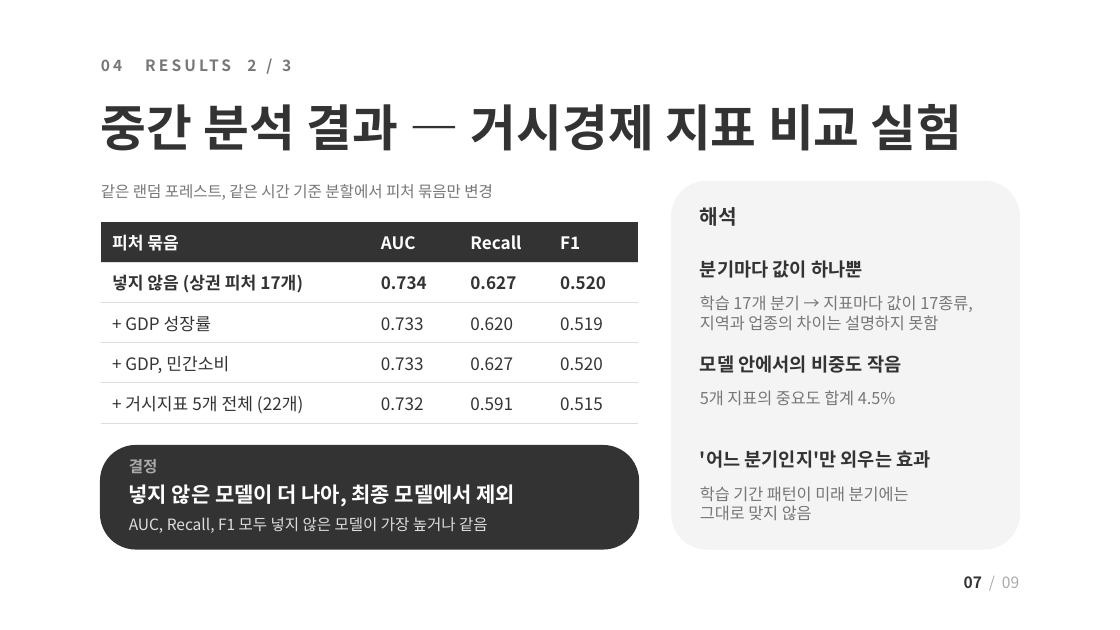
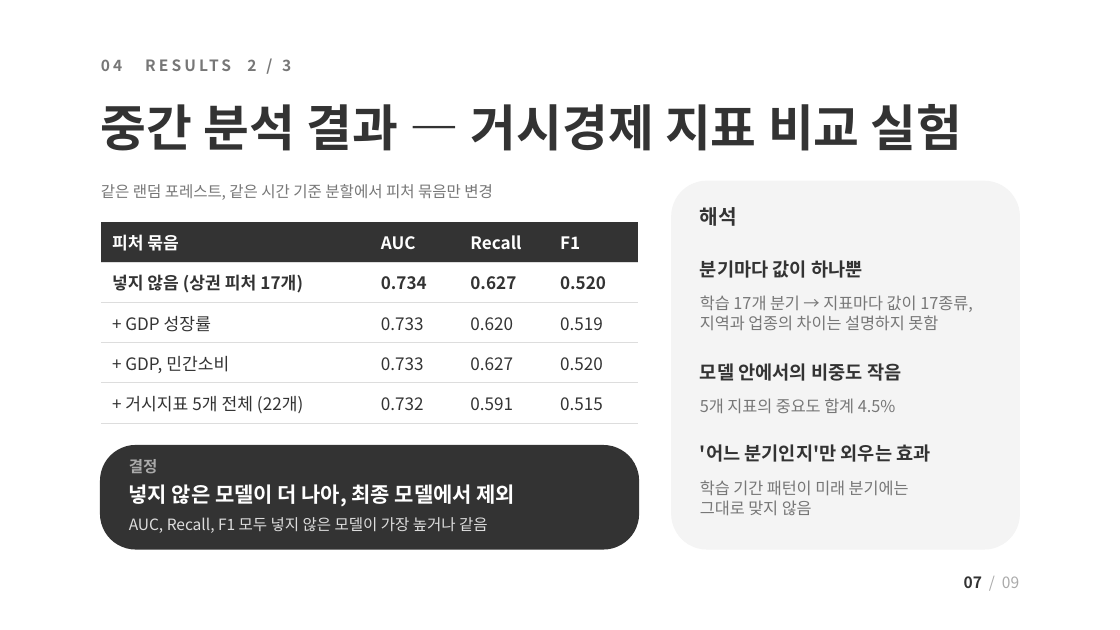
Before and after one commit to JungUihyun/biz-risk-predictor, a slide deck: slide 7 of docs/presentation/biz-risk-predictor_mid2_public.pptx. Drawn at 1120x630 pixels with LibreOffice and Linux fonts; fonts in the diff are those of the drawing. Boxes give left, top, right and bottom in pixels: in the first picture for what was removed or moved away, otherwise in the second. Text is boxed around its words. In the diff, an @@ line names an element or a change of style, - is before the commit and + after.

```diff
--- a/docs/presentation/biz-risk-predictor_mid2_public.pptx
+++ b/docs/presentation/biz-risk-predictor_mid2_public.pptx
@@ text "모델 안에서의 비중도 작음": place and size @@
-text "모델 안에서의 비중도 작음" at box(700, 355, 901, 373)
+text "모델 안에서의 비중도 작음" at box(700, 363, 901, 381)
@@ text "5개 지표의 중요도 합계 4.5%": place and size @@
-text "5개 지표의 중요도 합계 4.5%" at box(700, 390, 896, 405)
+text "5개 지표의 중요도 합계 4.5%" at box(700, 398, 896, 413)
@@ text "'어느 분기인지'만 외우는 효과": place and size @@
-text "'어느 분기인지'만 외우는 효과" at box(700, 450, 930, 468)
+text "'어느 분기인지'만 외우는 효과" at box(700, 444, 930, 462)
@@ text "학습 기간 패턴이 미래 분기에는": place and size @@
-text "학습 기간 패턴이 미래 분기에는" at box(700, 486, 909, 520)
+text "학습 기간 패턴이 미래 분기에는" at box(700, 480, 909, 515)
```
Also in this commit, not shown: 6 other slides changed.
